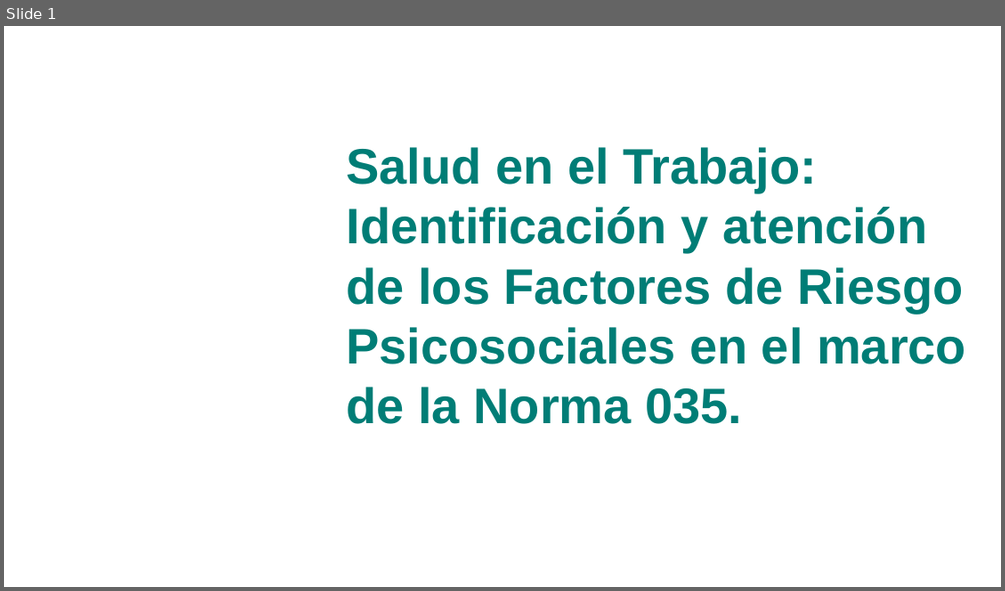
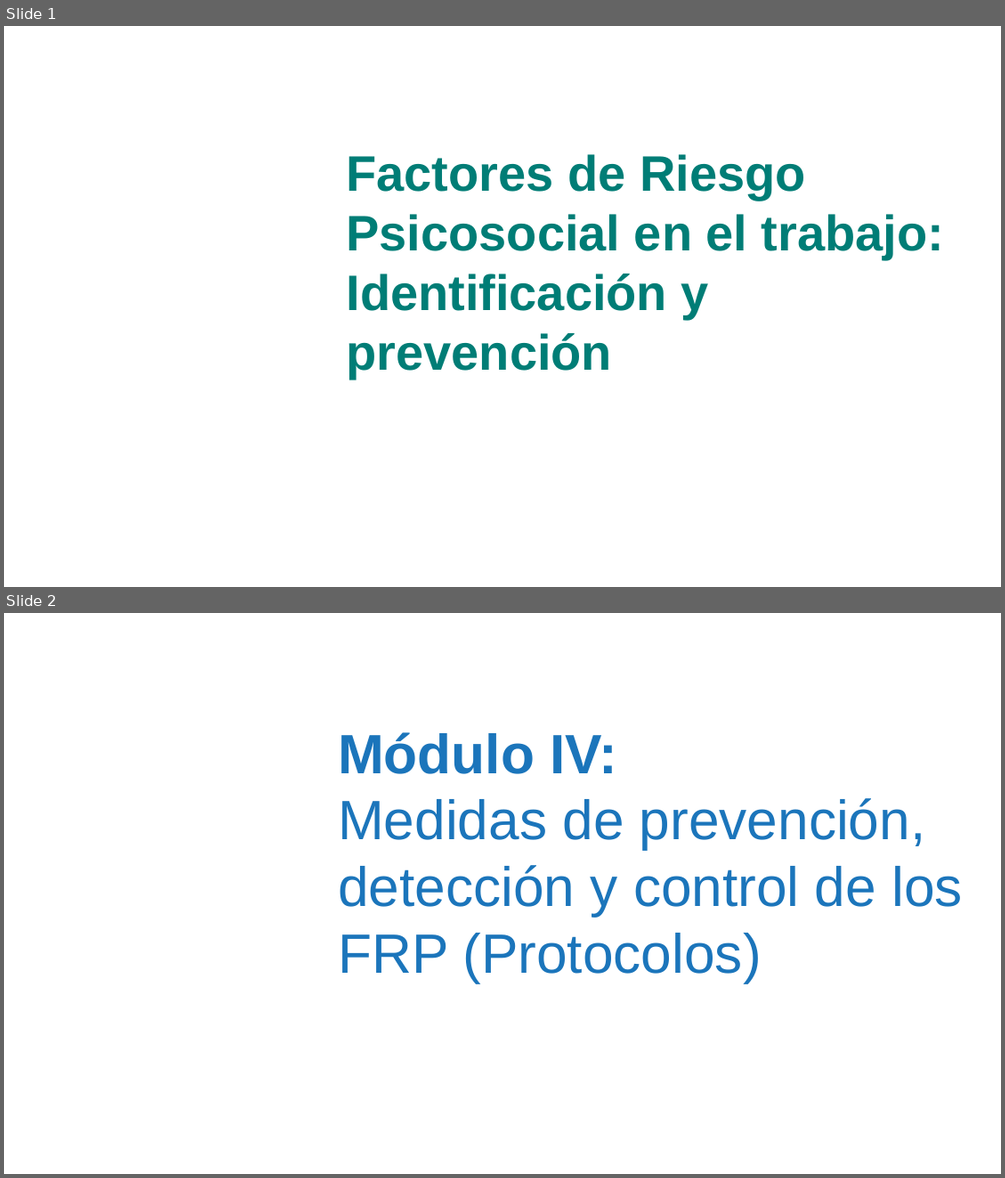
Before and after one commit to Adrifelcha/afchavez-019, a slide deck: Applied Cognitive Diagnostics/Curso Breve - FRP/Mis presentaciones/CB_Modulo-4 - Protocolos.pptx. Shown one above the other, each under a label of ours: slide 1 before the commit, slides 1 and 2 after it. The pictures are 1005x591 and 1005x1178 pixels, drawn with LibreOffice and Linux fonts; fonts in the diff are those of the drawing; background and template pictures are left out. Boxes give left, top, right and bottom in pixels: in the first picture for what was removed or moved away, otherwise in the second. Text is boxed around its words. In the diff, an @@ line names an element or a change of style, - is before the commit and + after.

```diff
--- a/Applied Cognitive Diagnostics/Curso Breve - FRP/Mis presentaciones/CB_Modulo-4 - Protocolos.pptx
+++ b/Applied Cognitive Diagnostics/Curso Breve - FRP/Mis presentaciones/CB_Modulo-4 - Protocolos.pptx
@@ slide 2 added at (x1=4, y1=613, x2=1001, y2=1174), background picture (left out) @@
@@ title added at (x1=338, y1=732, x2=963, y2=982), 40 pt, text #1B75BB @@
+Módulo IV:
+Medidas de prevención, detección y control de los FRP (Protocolos)
@@ slide 1 changed as well @@
@@ title at (x1=347, y1=154, x2=944, y2=378): text changed @@
-Salud en el Trabajo: Identificación y atención de los Factores de Riesgo Psicosociales en el marco de la Norma 035.
+Factores de Riesgo Psicosocial en el trabajo: Identificación y prevención
```
Also in this commit, not shown: 2 other slides added, 1 slide removed, 54 other files.
